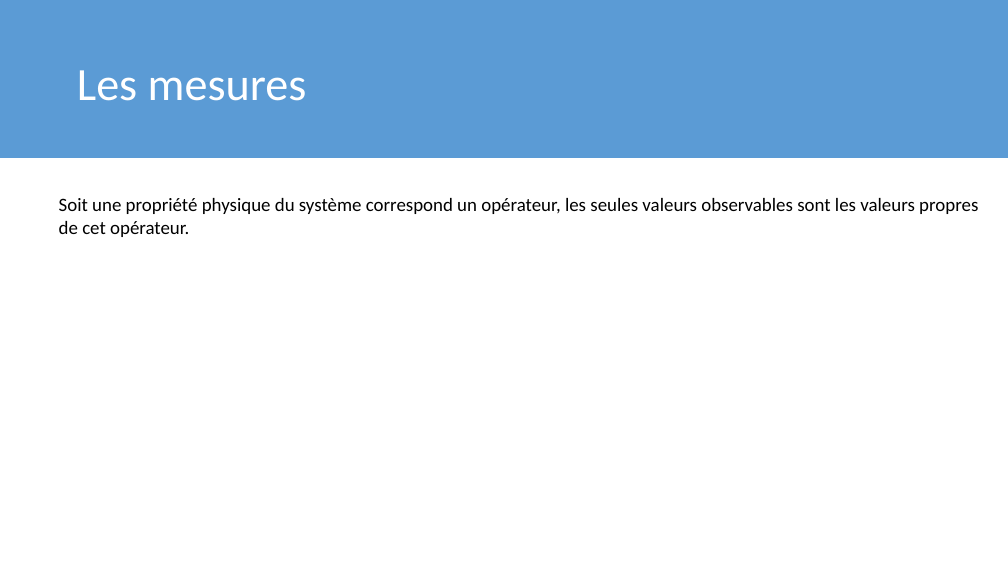
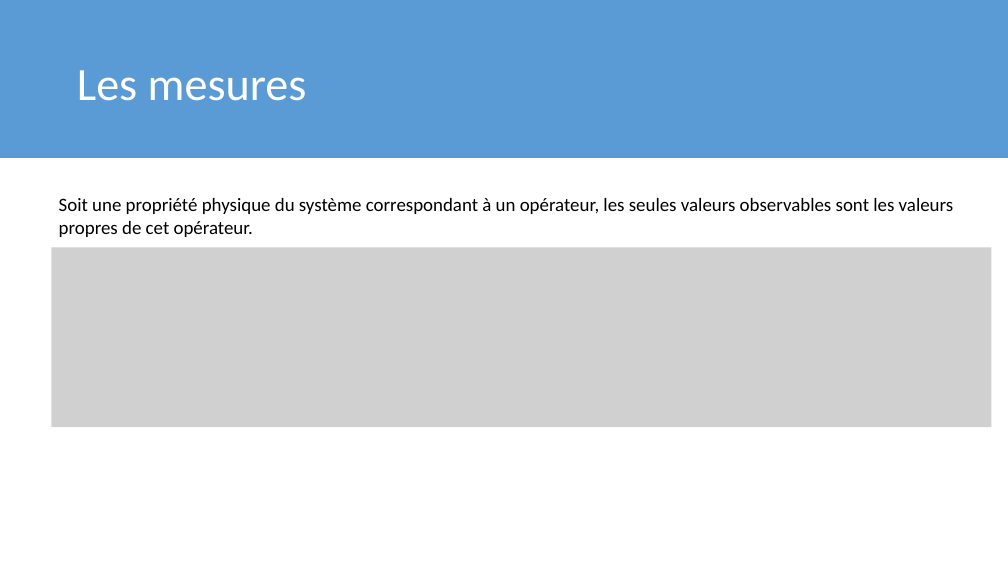
Before and after one commit to meitnerium/theochem, a slide deck: slide 29 of FR/3_Postulats/Postulats.pptx (slide 9 before the commit). Drawn at 1008x567 pixels with LibreOffice and Linux fonts; fonts in the diff are those of the drawing; grey boxes stand for pictures. Boxes give left, top, right and bottom in pixels: in the first picture for what was removed or moved away, otherwise in the second. Text is boxed around its words. In the diff, an @@ line names an element or a change of style, - is before the commit and + after.

```diff
--- a/FR/3_Postulats/Postulats.pptx
+++ b/FR/3_Postulats/Postulats.pptx
@@ text at [59, 198, 954, 237]: text changed @@
-Soit une propriété physique du système correspond un opérateur, les seules valeurs observables sont les valeurs propres de cet opérateur.
+Soit une propriété physique du système correspondant à un opérateur, les seules valeurs observables sont les valeurs propres de cet opérateur.
@@ picture added at [51, 247, 991, 427] @@
```
Also in this commit, not shown: 10 other slides changed, 17 slides added, 2 slides removed, 22 other files.
